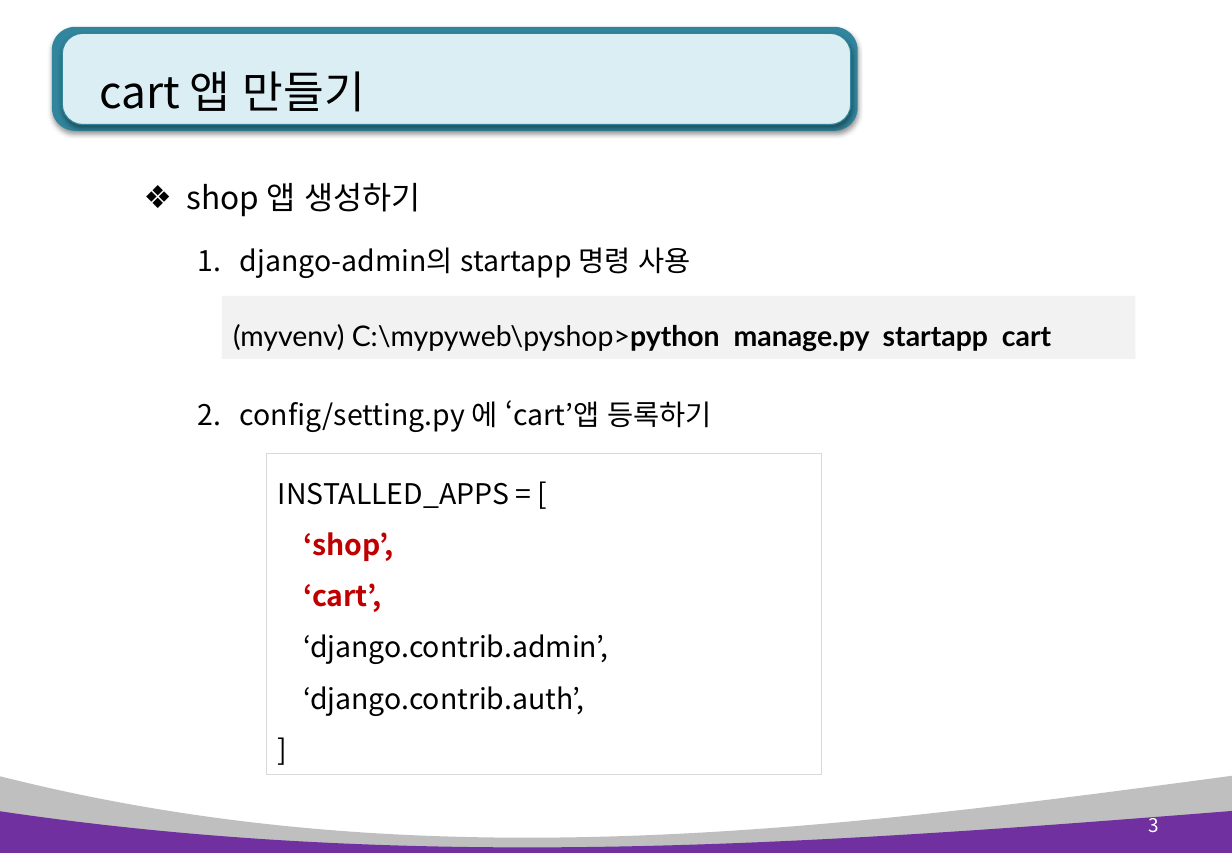
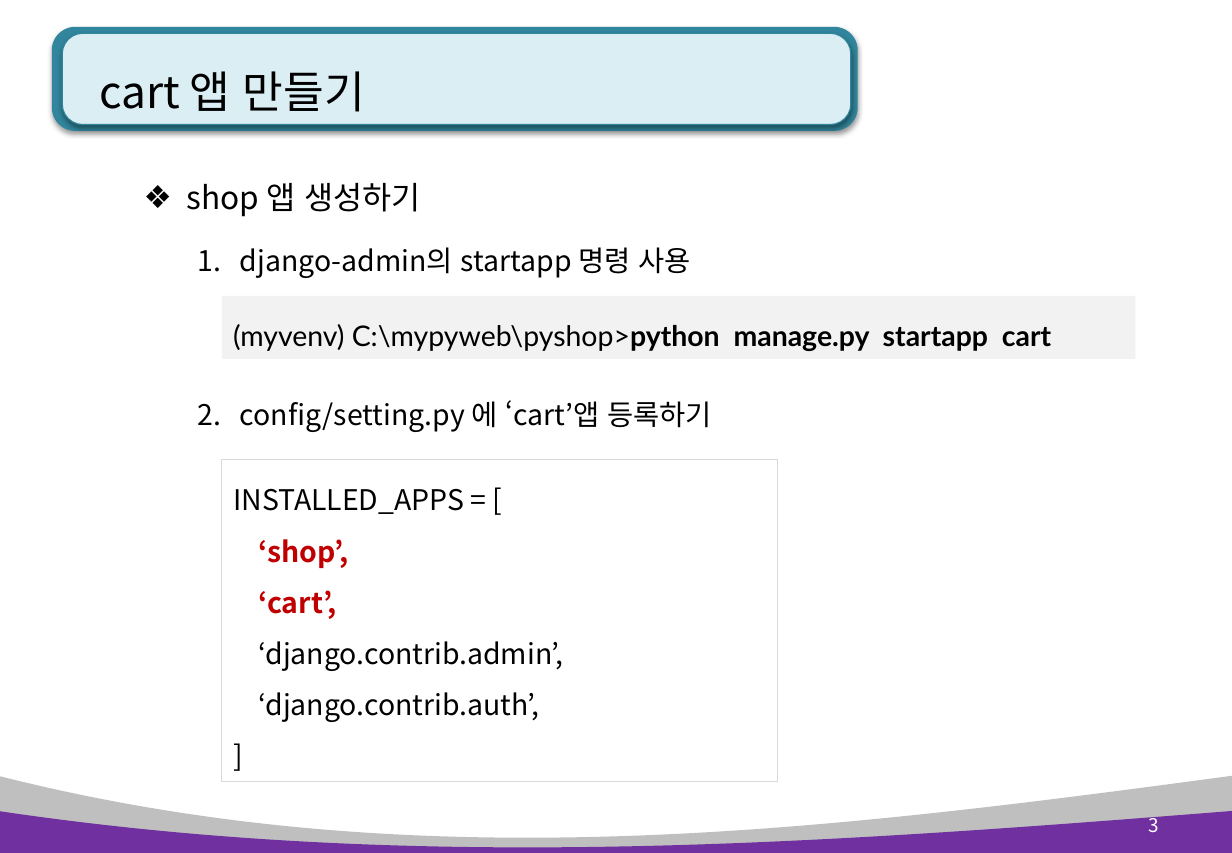
Before and after one commit to pshho/ngreen_project, a slide deck: slide 3 of pyWorks/자료/django_ppt/shop_ppt/2장. cart(장바구니).pptx. Drawn at 1232x853 pixels with LibreOffice and Linux fonts; fonts in the diff are those of the drawing. Boxes give left, top, right and bottom in pixels: in the first picture for what was removed or moved away, otherwise in the second. Text is boxed around its words. In the diff, an @@ line names an element or a change of style, - is before the commit and + after.

```diff
--- a/pyWorks/자료/django_ppt/shop_ppt/2장. cart(장바구니).pptx
+++ b/pyWorks/자료/django_ppt/shop_ppt/2장. cart(장바구니).pptx
@@ rectangle "INSTALLED_APPS = [": place and size @@
-rectangle "INSTALLED_APPS = [" at [267, 454, 822, 776]
+rectangle "INSTALLED_APPS = [" at [222, 460, 777, 782]
```
Also in this commit, not shown: 4 other slides changed, 2 slides added, 2 other files.
